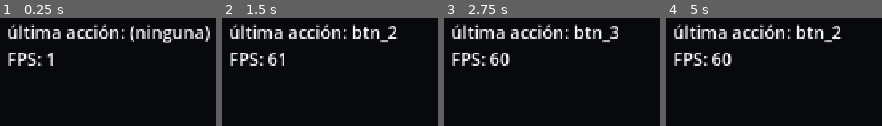
Above: before the commit, frames 1-4 (left to right).
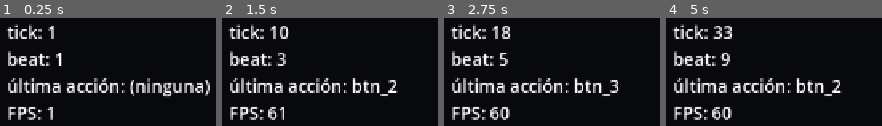
Above: after the commit, the same moments.

Repository: maximorales36-png/Arcumai-Organismo
Game: Godot game, scene res://src/view/main.tscn
Same seed, same stepped clock (60 frames per second), same inputs: the game is played once before the commit and once after it.
Inputs:
- Up to frame 1 (0.25 s): no input
- Up to frame 2 (1.5 s): hold D (joy_right) 0.53-1.28 s; tap H (btn_1) at 0.6 s; hold S (joy_down) from 1.28 s (still down); tap J (btn_2) at 1.35 s
- Up to frame 3 (2.75 s): tap Enter at 2 s; release S (joy_down) at 2.03 s; hold D (joy_right) from 2.03 s (still down); tap K (btn_3) at 2.1 s
- Up to frame 4 (5 s): tap Space at 2.75, 4.25 s; release D (joy_right) at 2.78 s; hold W (joy_up) 2.78-3.53 s; tap L (btn_4) at 2.85 s; tap Enter at 3.5 s; hold A (joy_left) from 3.53 s (still down); tap H (btn_1) at 3.6 s; tap J (btn_2) at 4.35 s

The runs differ from the first frame. In frame 1, 16% of the frame differs, in the area x 2-98%, y 5-95%; in frame 2, 15%; in frame 3, 15%; in frame 4, 15%.

Commit message:
M1: reloj maestro (Clock, overlay con tick y beat, click de metronomo, T-15)

Diff:
--- a/project.godot
+++ b/project.godot
@@ -1,6 +1,10 @@
-; Configuración del proyecto Cultivo.
-; Editado a mano; el editor puede reescribir este archivo al guardar ajustes.
-; Las constantes del juego no viven acá: están en src/core/config.gd.
+; Engine configuration file.
+; It's best edited using the editor UI and not directly,
+; since the parameters that go here are not all obvious.
+;
+; Format:
+;   [section] ; section goes between []
+;   param=value ; assign values to parameters
 
 config_version=5
 
--- /dev/null
+++ b/src/audio/click_stream.gd
@@ -0,0 +1,33 @@
+# Click de metrónomo de M1: placeholder sintetizado, no una muestra final.
+# Genera en memoria un seno corto con caída exponencial, así no hay archivos
+# binarios en el repo ni depende de assets que todavía no existen (R-25, M3).
+# Recibe frecuencia y duración; devuelve un AudioStreamWAV mono de 16 bits.
+
+class_name ClickStream
+extends RefCounted
+
+const MIX_RATE := 44100
+const FREQ_HZ := 880.0
+const DURATION_S := 0.04
+const AMPLITUDE := 0.5
+const DECAY := 120.0
+const INT16_MAX := 32767.0
+
+
+static func make(freq_hz: float = FREQ_HZ, duration_s: float = DURATION_S) -> AudioStreamWAV:
+	var sample_count := int(MIX_RATE * duration_s)
+	var data := PackedByteArray()
+	data.resize(sample_count * 2)
+	for i in sample_count:
+		var t := float(i) / MIX_RATE
+		# La caída rápida deja un click seco: una cola larga taparía el pulso siguiente.
+		var envelope := exp(-t * DECAY)
+		var value := sin(TAU * freq_hz * t) * envelope * AMPLITUDE
+		data.encode_s16(i * 2, int(clamp(value, -1.0, 1.0) * INT16_MAX))
+
+	var stream := AudioStreamWAV.new()
+	stream.format = AudioStreamWAV.FORMAT_16_BITS
+	stream.mix_rate = MIX_RATE
+	stream.stereo = false
+	stream.data = data
+	return stream
--- /dev/null
+++ b/src/core/clock.gd
@@ -0,0 +1,30 @@
+# Reloj maestro: única fuente de verdad del tiempo musical (ESPECIFICACION §2).
+# Recibe delta en segundos y emite un tick entero por cada TICK_SEC acumulado.
+# Nunca saltea ticks: si un frame trae mucho delta, emite los atrasados en orden.
+# No conoce nodos, escenas ni audio; el Node que lo alimenta vive en la vista.
+
+class_name Clock
+extends RefCounted
+
+signal tick_emitted(tick: int)
+
+# Tolerancia para comparar floats: sin esto, un residuo de 0.14999999
+# retrasaría un tick un frame entero por error de redondeo.
+const EPSILON := 1e-9
+
+# Tick global desde que arrancó la sesión. Es el único contador de tiempo.
+var tick: int = 0
+
+var _accumulator: float = 0.0
+
+
+# Avanza el reloj con el tiempo real transcurrido. Un solo frame puede
+# contener varios ticks (frame lento) y se emiten todos, en orden (R-02).
+func advance(delta: float) -> void:
+	if delta <= 0.0:
+		return
+	_accumulator += delta
+	while _accumulator + EPSILON >= Config.TICK_SEC:
+		_accumulator -= Config.TICK_SEC
+		tick += 1
+		tick_emitted.emit(tick)
--- a/src/view/main.gd
+++ b/src/view/main.gd
@@ -1,16 +1,42 @@
 # Escena de arranque del proyecto: fondo oscuro y overlay de depuración.
-# En M0 solo muestra qué acción de input llegó y cuántos FPS hay, para
-# verificar el mapeo de teclado. No tiene lógica de juego.
+# En M1 alimenta el reloj maestro, muestra tick, beat, última acción y FPS,
+# y hace sonar un click en cada beat. No tiene lógica de juego.
 # Recibe eventos de input; no emite nada.
 
 extends Control
 
+@onready var _tick_label: Label = $Overlay/TickLabel
+@onready var _beat_label: Label = $Overlay/BeatLabel
 @onready var _action_label: Label = $Overlay/ActionLabel
 @onready var _fps_label: Label = $Overlay/FpsLabel
+@onready var _metronome: AudioStreamPlayer = $Metronome
+
+var _clock := Clock.new()
 
 
 func _ready() -> void:
 	_action_label.text = "última acción: (ninguna)"
+	_metronome.stream = ClickStream.make()
+	_clock.tick_emitted.connect(_on_tick_emitted)
+
+
+# El reloj se alimenta con el delta real: es el único lugar donde el delta
+# decide tiempo musical, tal como pide R-02. Nada más usa delta acá.
+func _process(delta: float) -> void:
+	_clock.advance(delta)
+	_fps_label.text = "FPS: %d" % Engine.get_frames_per_second()
+
+
+func _on_tick_emitted(tick: int) -> void:
+	_tick_label.text = "tick: %d" % tick
+	_beat_label.text = "beat: %d" % _beat_of(tick)
+	if (tick - 1) % Config.TICKS_PER_BEAT == 0:
+		_metronome.play()
+
+
+# Beat en base 1: el tick 1 abre el primer beat, no el tick 0.
+func _beat_of(tick: int) -> int:
+	return (tick - 1) / Config.TICKS_PER_BEAT + 1
 
 
 # Se usa _unhandled_input para ver el evento tal como llegó, sin depender
@@ -20,7 +46,3 @@
 		if event.is_action_pressed(action):
 			_action_label.text = "última acción: %s" % action
 			return
-
-
-func _process(_delta: float) -> void:
-	_fps_label.text = "FPS: %d" % Engine.get_frames_per_second()
--- a/src/view/main.tscn
+++ b/src/view/main.tscn
@@ -25,7 +25,17 @@
 offset_left = 24.0
 offset_top = 24.0
 offset_right = 824.0
-offset_bottom = 128.0
+offset_bottom = 200.0
+
+[node name="TickLabel" type="Label" parent="Overlay"]
+layout_mode = 2
+theme_override_font_sizes/font_size = 28
+text = "tick: 0"
+
+[node name="BeatLabel" type="Label" parent="Overlay"]
+layout_mode = 2
+theme_override_font_sizes/font_size = 28
+text = "beat: 0"
 
 [node name="ActionLabel" type="Label" parent="Overlay"]
 layout_mode = 2
@@ -36,3 +46,5 @@
 layout_mode = 2
 theme_override_font_sizes/font_size = 28
 text = "FPS: 0"
+
+[node name="Metronome" type="AudioStreamPlayer" parent="."]
--- /dev/null
+++ b/tests/test_clock.gd
@@ -0,0 +1,75 @@
+# Test del reloj maestro (T-15): con deltas irregulares, incluido uno de
+# varios ticks, la cantidad de ticks emitidos es floor(tiempo_total / TICK_SEC)
+# y llegan en orden, sin saltear ninguno.
+# Contrato: `extends RefCounted` con `run() -> Array[Dictionary]`.
+
+extends RefCounted
+
+const EPSILON := 1e-9
+
+
+func run() -> Array[Dictionary]:
+	return [_check_t15(), _check_click_stream()]
+
+
+func _check_t15() -> Dictionary:
+	var irregular := [0.016, 0.033, 0.007, 0.05, 0.1, 0.02, 0.25, 0.0, 0.016, 0.4]
+	var first := _simulate(irregular)
+	if not first["ok"]:
+		return {"id": "T-15", "ok": false, "detail": "deltas irregulares: " + first["detail"]}
+
+	# Corrida larga: ~3 minutos a 60 FPS, para que un error de acumulación
+	# aparezca como diferencia de conteo y no solo como jitter.
+	var long_run: Array[float] = []
+	for i in 11260:
+		long_run.append(0.016)
+	var second := _simulate(long_run)
+	if not second["ok"]:
+		return {"id": "T-15", "ok": false, "detail": "corrida larga: " + second["detail"]}
+
+	return {
+		"id": "T-15",
+		"ok": true,
+		"detail": "ticks en orden y sin salteos (%s y %s)" % [first["detail"], second["detail"]],
+	}
+
+
+func _simulate(deltas: Array) -> Dictionary:
+	var clock := Clock.new()
+	var ticks: Array[int] = []
+	clock.tick_emitted.connect(func(t: int) -> void: ticks.append(t))
+
+	var total := 0.0
+	for delta in deltas:
+		total += delta
+		clock.advance(delta)
+
+	var expected := int(floor(total / Config.TICK_SEC + EPSILON))
+	if ticks.size() != expected:
+		return {
+			"ok": false,
+			"detail": "se esperaban %d ticks y llegaron %d" % [expected, ticks.size()],
+		}
+	for i in ticks.size():
+		if ticks[i] != i + 1:
+			return {
+				"ok": false,
+				"detail": "fuera de orden: en la posición %d llegó el tick %d" % [i + 1, ticks[i]],
+			}
+	return {"ok": true, "detail": "%d ticks" % ticks.size()}
+
+
+# El click de metrónomo no tiene ID en la especificación: es un entregable de
+# M1. Se verifica que el stream generado tenga muestras y no sea silencio, para
+# que la prueba a oído (V-04) no falle por un placeholder vacío.
+func _check_click_stream() -> Dictionary:
+	var stream := ClickStream.make()
+	var expected_samples := int(ClickStream.MIX_RATE * ClickStream.DURATION_S)
+	if stream == null or stream.data.size() != expected_samples * 2:
+		return {"id": "M1-click", "ok": false, "detail": "el stream no tiene el tamaño esperado"}
+	var peak := 0
+	for i in expected_samples:
+		peak = maxi(peak, absi(stream.data.decode_s16(i * 2)))
+	if peak == 0:
+		return {"id": "M1-click", "ok": false, "detail": "el stream generado es silencio"}
+	return {"id": "M1-click", "ok": true, "detail": "%d muestras, pico %d" % [expected_samples, peak]}
Not shown, added: src/audio/click_stream.gd.uid
Not shown, added: src/core/clock.gd.uid
Not shown, added: tests/test_clock.gd.uid
Not shown, changed: DISENO.md
Not shown, changed: tools/run_tests.ps1
